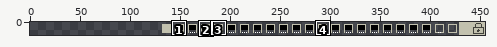
Two states of a sprite sheet, res/haven-door.png. Above, an overview of the earlier version with the close-up marked.
Close-up. Before:
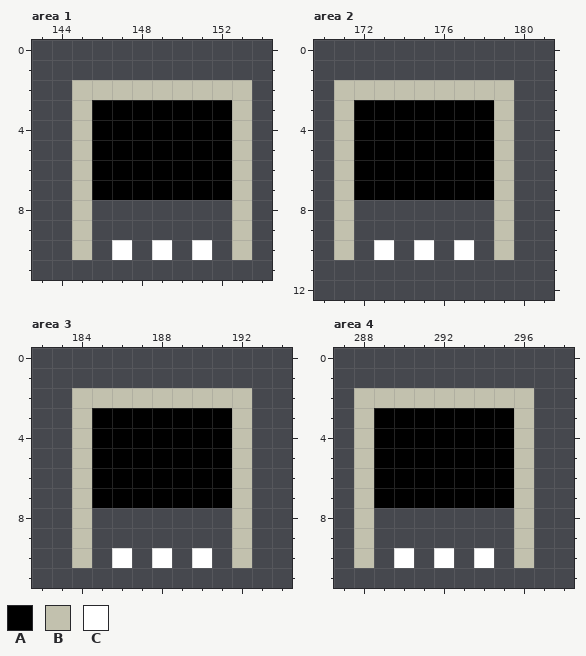
The file is 325x13 pixels. Shown: area 1: x 143..154, y 0..11; area 2: x 170..181, y 0..12; area 3: x 182..194, y 0..11; area 4: x 287..298, y 0..11. The old version is drawn lined up with the new one, on the new canvas. The commit also changed other parts of the picture, which this record leaves out.
Palette (. is transparent): A #000000  B #c2c1ae  C #ffffff
After the commit:
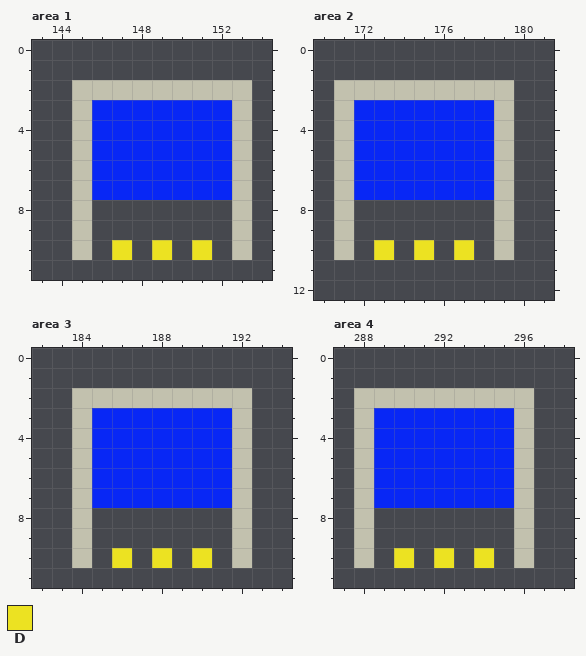
Colours new in this view: D #ece222
From old to new:
canvas 325x13 -> 455x13, the old top-left corner now at 130,0
Colour A changes from #000000 to #0827f5.
Area 1:
The author changed colour C to colour D in row 10 at x 147, 149 and 151.
Area 2:
The author changed colour C to colour D in row 10 at x 173, 175 and 177.
Area 3:
The author changed colour C to colour D in row 10 at x 186, 188 and 190.
Area 4:
The author changed colour C to colour D in row 10 at x 290, 292 and 294.
